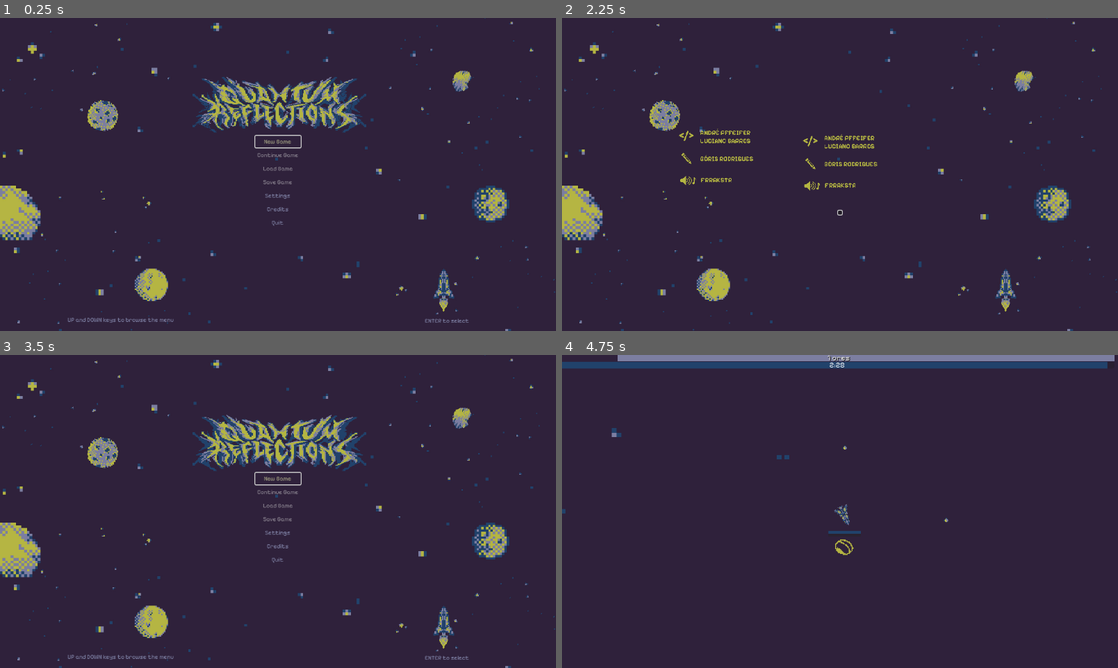
Above: before the commit, frames 1-4 (two rows, left to right).
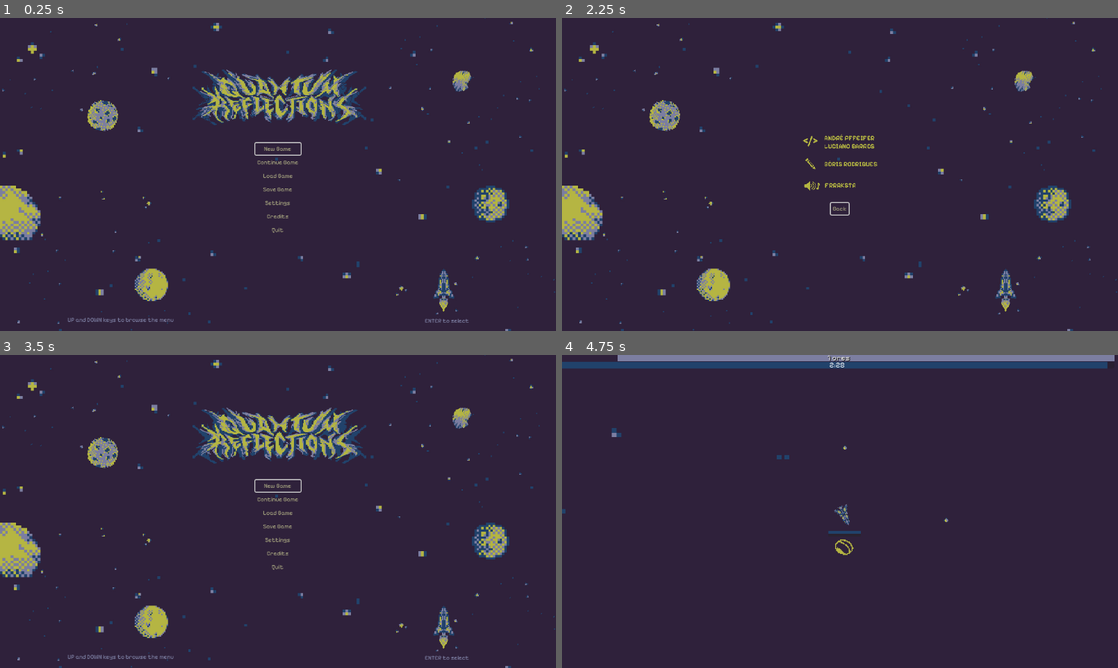
Above: after the commit, the same moments.

Repository: iparosds/Quantum-Reflections
Game: Godot game, scene res://scenes/menu.tscn
Two runs of this game, one before a commit and one after it. Both use one fixed random seed, a clock stepped at 60 frames per second and the inputs below.
Inputs (mouse positions are in pixels of both pictures, inside the frame that each line leads up to; where the layout moved, square brackets give the same spot in the first picture):
- Up to frame 1 (0.25 s): no input
- Up to frame 2 (2.25 s): click "Settings" at 0.5 s; click "Back" at 1.25 s; click "Credits" at 2 s
- Up to frame 3 (3.5 s): click (278, 545) [278, 549] at 2.75 s
- Up to frame 4 (4.75 s): click "New Game" at 3.5 s; tap Enter (enter) at 4.25, 4.35 s; move the mouse to (962, 495) at 4.27 s; hold Right (move_right) from 4.28 s (still down)

The runs differ from the first frame. In frame 1, 4.3% of the frame differs, in the area x 34-66%, y 16-69%; in frame 2, 0.5%; in frame 3, 4.3%; in frame 4, nothing differs.

Commit message:
ajustar a cor dos botoes e espaçamento do logo

Diff:
--- a/scenes/creditos.tscn
+++ b/scenes/creditos.tscn
@@ -1,14 +1,11 @@
-[gd_scene load_steps=8 format=3 uid="uid://1xxwiwv6mkli"]
+[gd_scene load_steps=7 format=3 uid="uid://1xxwiwv6mkli"]
 
 [ext_resource type="Script" uid="uid://cbxje6cicf13l" path="res://scenes/creditos.gd" id="1_72of5"]
 [ext_resource type="Texture2D" uid="uid://krnpsv5q7w60" path="res://assets/sprites/creditos2.png" id="1_ltvou"]
 [ext_resource type="Texture2D" uid="uid://jvmip0bjonjh" path="res://assets/sprites/bg menu.jpg" id="2_idjxt"]
-[ext_resource type="FontFile" uid="uid://d3qxk71omhsy" path="res://assets/font/PixelifySans-VariableFont_wght.ttf" id="3_kuonx"]
 [ext_resource type="AudioStream" uid="uid://bnr2bup87a15w" path="res://assets/sounds/MENU SOUND - SELECT.wav" id="4_0k3em"]
+[ext_resource type="Theme" uid="uid://765j1dxaivoe" path="res://assets/themes/buttons_theme.tres" id="4_ufadv"]
 [ext_resource type="AudioStream" uid="uid://ttsymx30w523" path="res://assets/sounds/MENU SOUND - DOWN.wav" id="5_biifp"]
-
-[sub_resource type="Theme" id="Theme_idjxt"]
-default_font_size = 24
 
 [node name="Creditos" type="CanvasLayer"]
 script = ExtResource("1_72of5")
@@ -36,7 +33,6 @@
 grow_vertical = 2
 size_flags_horizontal = 4
 size_flags_vertical = 4
-theme = SubResource("Theme_idjxt")
 theme_override_constants/margin_top = 16
 theme_override_constants/margin_bottom = 16
 
@@ -53,29 +49,10 @@
 size_flags_horizontal = 4
 size_flags_vertical = 8
 size_flags_stretch_ratio = 0.0
-theme = SubResource("Theme_idjxt")
 
 [node name="Back" type="Button" parent="MarginContainer/VBoxContainer"]
 layout_mode = 2
-size_flags_horizontal = 4
-size_flags_vertical = 4
-
-[node name="Sprite2D" type="Sprite2D" parent="MarginContainer/VBoxContainer"]
-position = Vector2(-253, -111)
-texture = ExtResource("1_ltvou")
-
-[node name="Back" type="Button" parent="."]
-offset_left = -276.0
-offset_top = -12.0
-offset_right = -232.0
-offset_bottom = 12.0
-grow_horizontal = 2
-grow_vertical = 2
-theme_override_colors/font_hover_color = Color(0.623529, 0.615686, 0.505882, 1)
-theme_override_colors/font_color = Color(0.486275, 0.494118, 0.631373, 1)
-theme_override_colors/font_focus_color = Color(0.623529, 0.615686, 0.505882, 1)
-theme_override_fonts/font = ExtResource("3_kuonx")
-theme_override_font_sizes/font_size = 12
+theme = ExtResource("4_ufadv")
 text = "Back"
 flat = true
 
@@ -85,5 +62,4 @@
 [node name="down_sound" type="AudioStreamPlayer" parent="."]
 stream = ExtResource("5_biifp")
 
-[connection signal="mouse_entered" from="MarginContainer/VBoxContainer/Back" to="." method="_on_back_mouse_entered"]
 [connection signal="pressed" from="MarginContainer/VBoxContainer/Back" to="." method="_on_back_pressed"]
--- a/scenes/menu.tscn
+++ b/scenes/menu.tscn
@@ -1,9 +1,10 @@
-[gd_scene load_steps=19 format=3 uid="uid://bll1gjahn6i7g"]
+[gd_scene load_steps=20 format=3 uid="uid://bll1gjahn6i7g"]
 
 [ext_resource type="Script" uid="uid://feqigi5v2k7f" path="res://scripts/menu.gd" id="1_l1qqr"]
 [ext_resource type="AudioStream" uid="uid://ttsymx30w523" path="res://assets/sounds/MENU SOUND - DOWN.wav" id="3_7krxr"]
 [ext_resource type="FontFile" uid="uid://d3qxk71omhsy" path="res://assets/font/PixelifySans-VariableFont_wght.ttf" id="3_la3r8"]
 [ext_resource type="Texture2D" uid="uid://dkjp51g1sjh21" path="res://assets/sprites/logo animado.png" id="4_5g2qc"]
+[ext_resource type="Theme" uid="uid://765j1dxaivoe" path="res://assets/themes/buttons_theme.tres" id="4_13sgg"]
 [ext_resource type="AudioStream" uid="uid://dkkiy87rlj0h8" path="res://assets/sounds/MENU SOUND - UP.wav" id="4_ath1i"]
 [ext_resource type="AudioStream" uid="uid://bnr2bup87a15w" path="res://assets/sounds/MENU SOUND - SELECT.wav" id="5_lao82"]
 [ext_resource type="Texture2D" uid="uid://jvmip0bjonjh" path="res://assets/sprites/bg menu.jpg" id="7_apl2l"]
@@ -115,8 +116,7 @@
 grow_vertical = 2
 size_flags_horizontal = 4
 size_flags_vertical = 4
-theme = SubResource("Theme_uhqyi")
-theme_override_constants/margin_top = 32
+theme_override_constants/margin_top = 62
 
 [node name="AnimatedSprite2D" type="AnimatedSprite2D" parent="MarginContainer"]
 position = Vector2(70, -31)
@@ -136,41 +136,27 @@
 layout_mode = 2
 focus_neighbor_top = NodePath("../Quit")
 focus_neighbor_bottom = NodePath("../Settings")
-theme = SubResource("Theme_uhqyi")
-theme_override_colors/font_hover_color = Color(0.623529, 0.615686, 0.505882, 1)
-theme_override_colors/font_color = Color(0.486275, 0.494118, 0.631373, 1)
-theme_override_colors/font_focus_color = Color(0.623529, 0.615686, 0.505882, 1)
-theme_override_fonts/font = ExtResource("3_la3r8")
-theme_override_font_sizes/font_size = 12
+theme = ExtResource("4_13sgg")
 text = "New Game"
 flat = true
 
 [node name="Continue_Game" type="Button" parent="MarginContainer/VBoxContainer"]
 layout_mode = 2
-theme_override_colors/font_color = Color(0.486275, 0.494118, 0.631373, 1)
-theme_override_colors/font_focus_color = Color(0.639216, 0.631373, 0.494118, 1)
-theme_override_fonts/font = ExtResource("3_la3r8")
-theme_override_font_sizes/font_size = 12
+theme = ExtResource("4_13sgg")
 disabled = true
 text = "Continue Game"
 flat = true
 
 [node name="Load_Game" type="Button" parent="MarginContainer/VBoxContainer"]
 layout_mode = 2
-theme_override_colors/font_color = Color(0.486275, 0.494118, 0.631373, 1)
-theme_override_colors/font_focus_color = Color(0.639216, 0.631373, 0.494118, 1)
-theme_override_fonts/font = ExtResource("3_la3r8")
-theme_override_font_sizes/font_size = 12
+theme = ExtResource("4_13sgg")
 disabled = true
 text = "Load Game"
 flat = true
 
 [node name="Save_Game" type="Button" parent="MarginContainer/VBoxContainer"]
 layout_mode = 2
-theme_override_colors/font_color = Color(0.486275, 0.494118, 0.631373, 1)
-theme_override_colors/font_focus_color = Color(0.639216, 0.631373, 0.494118, 1)
-theme_override_fonts/font = ExtResource("3_la3r8")
-theme_override_font_sizes/font_size = 12
+theme = ExtResource("4_13sgg")
 disabled = true
 text = "Save Game"
 flat = true
@@ -180,12 +166,7 @@
 size_flags_vertical = 4
 focus_neighbor_top = NodePath("../New_Game")
 focus_neighbor_bottom = NodePath("../Credits")
-theme = SubResource("Theme_uhqyi")
-theme_override_colors/font_hover_color = Color(0.623529, 0.615686, 0.505882, 1)
-theme_override_colors/font_color = Color(0.486275, 0.494118, 0.631373, 1)
-theme_override_colors/font_focus_color = Color(0.623529, 0.615686, 0.505882, 1)
-theme_override_fonts/font = ExtResource("3_la3r8")
-theme_override_font_sizes/font_size = 12
+theme = ExtResource("4_13sgg")
 text = "Settings"
 flat = true
 
@@ -195,12 +176,7 @@
 size_flags_stretch_ratio = 0.0
 focus_neighbor_top = NodePath("../Settings")
 focus_neighbor_bottom = NodePath("../Quit")
-theme = SubResource("Theme_uhqyi")
-theme_override_colors/font_hover_color = Color(0.623529, 0.615686, 0.505882, 1)
-theme_override_colors/font_color = Color(0.486275, 0.494118, 0.631373, 1)
-theme_override_colors/font_focus_color = Color(0.623529, 0.615686, 0.505882, 1)
-theme_override_fonts/font = ExtResource("3_la3r8")
-theme_override_font_sizes/font_size = 12
+theme = ExtResource("4_13sgg")
 text = "Credits"
 flat = true
 
@@ -208,10 +184,7 @@
 layout_mode = 2
 focus_neighbor_top = NodePath("../Credits")
 focus_neighbor_bottom = NodePath("../New_Game")
-theme = SubResource("Theme_uhqyi")
-theme_override_colors/font_hover_color = Color(0.623529, 0.615686, 0.505882, 1)
-theme_override_colors/font_color = Color(0.486275, 0.494118, 0.631373, 1)
-theme_override_colors/font_focus_color = Color(0.623529, 0.615686, 0.505882, 1)
+theme = ExtResource("4_13sgg")
 theme_override_fonts/font = ExtResource("3_la3r8")
 theme_override_font_sizes/font_size = 12
 text = "Quit"
--- a/scenes/settings_menu.tscn
+++ b/scenes/settings_menu.tscn
@@ -7,6 +7,7 @@
 [ext_resource type="AudioStream" uid="uid://dkkiy87rlj0h8" path="res://assets/sounds/MENU SOUND - UP.wav" id="3_v2gib"]
 [ext_resource type="Texture2D" uid="uid://dkjp51g1sjh21" path="res://assets/sprites/logo animado.png" id="4_n35ux"]
 [ext_resource type="AudioStream" uid="uid://bnr2bup87a15w" path="res://assets/sounds/MENU SOUND - SELECT.wav" id="4_ny5do"]
+[ext_resource type="Theme" uid="uid://765j1dxaivoe" path="res://assets/themes/buttons_theme.tres" id="5_fb6cq"]
 [ext_resource type="AudioStream" uid="uid://c7ub3vyngmw21" path="res://assets/sounds/MENU SOUND - BACK.wav" id="5_jp286"]
 
 [sub_resource type="Theme" id="Theme_n35ux"]
@@ -103,7 +104,7 @@
 size_flags_horizontal = 4
 size_flags_vertical = 4
 theme = SubResource("Theme_n35ux")
-theme_override_constants/margin_top = 32
+theme_override_constants/margin_top = 62
 
 [node name="AnimatedLogo" type="AnimatedSprite2D" parent="MarginContainer"]
 position = Vector2(70, -31)
@@ -146,11 +147,7 @@
 
 [node name="Back" type="Button" parent="MarginContainer/ButtonsContainer"]
 layout_mode = 2
-theme_override_colors/font_hover_color = Color(0.623529, 0.615686, 0.505882, 1)
-theme_override_colors/font_color = Color(0.486275, 0.494118, 0.631373, 1)
-theme_override_colors/font_focus_color = Color(0.623529, 0.615686, 0.505882, 1)
-theme_override_fonts/font = ExtResource("2_5ttin")
-theme_override_font_sizes/font_size = 12
+theme = ExtResource("5_fb6cq")
 text = "Back"
 flat = true
 
Not shown: 1 places in scenes/settings_menu.tscn that only renumber resources
